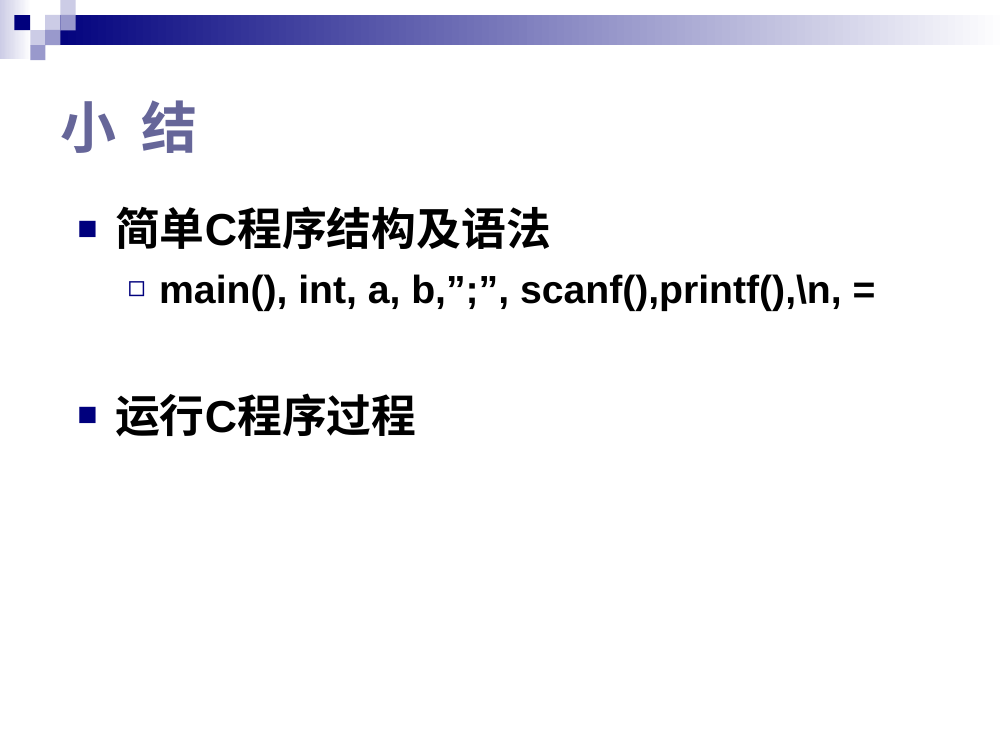
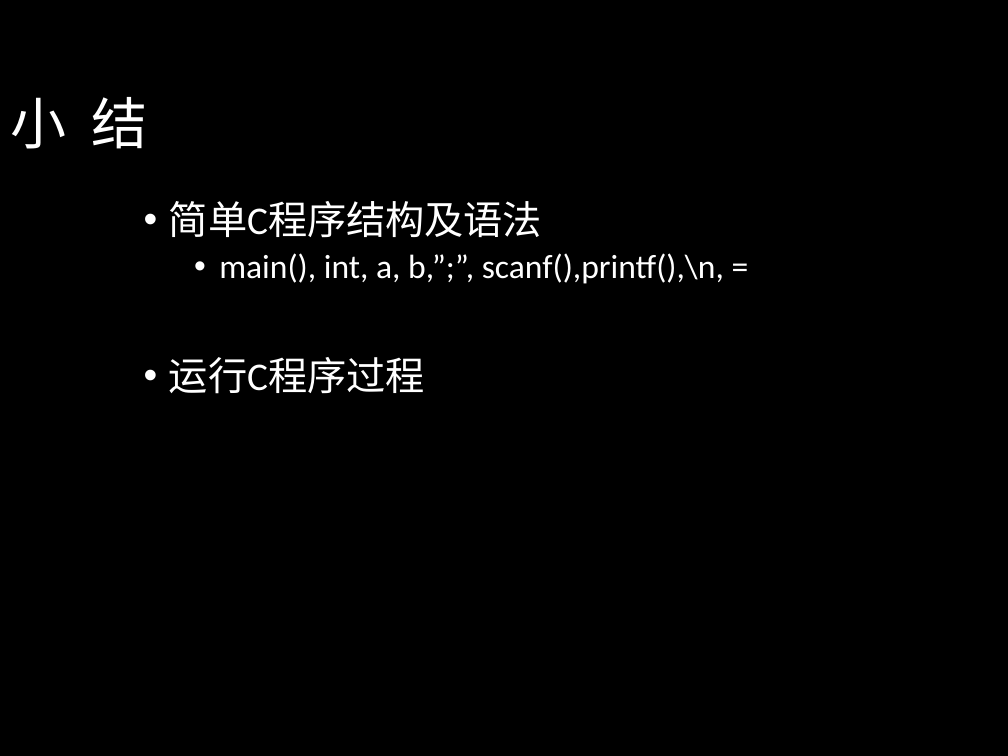
Before and after one commit to doubletao/ppt2img, a slide deck: slide 37 of PPT2Img/test.ppt. Drawn at 1008x756 pixels with LibreOffice and Linux fonts; fonts in the diff are those of the drawing. Boxes give left, top, right and bottom in pixels: in the first picture for what was removed or moved away, otherwise in the second. Text is boxed around its words. In the diff, an @@ line names an element or a change of style, - is before the commit and + after.

```diff
--- a/PPT2Img/test.ppt
+++ b/PPT2Img/test.ppt
@@ background #FFFFFF to #000000 @@
@@ title "小 结": place and size @@
-title "小 结" at [60,100,198,153]
+title "小 结" at [10,97,147,149]
@@ title "小 结" at [10,97,147,149]: font Arial to Calibri, text colour #666699 to #FFFFFF, bold off; line spacing 1 to 0.9 @@
@@ group removed at [0,0,1008,60]: 9 rectangles @@
@@ text "简单C程序结构及语法": place and size @@
-text "简单C程序结构及语法" at [115,206,842,437]
+text "简单C程序结构及语法" at [169,201,724,394]
@@ text "简单C程序结构及语法" at [169,201,724,394]: size 32 to 28 pt in "简单C程序结构及语法", "运行C程序过程"; font Arial to Calibri, text colour #000000 to #FFFFFF, bold off; size 28 to 24 pt in "main(), int, a, b,”;”, scanf(),printf(),\n, ="; bullet ■ to •; line spacing 1 to 0.9; more space between paragraphs; bullet colour #00007D to #FFFFFF; bullet ◻ to •; less space between paragraphs @@
```
Also in this commit, not shown: 37 other slides changed, 1 other file.
